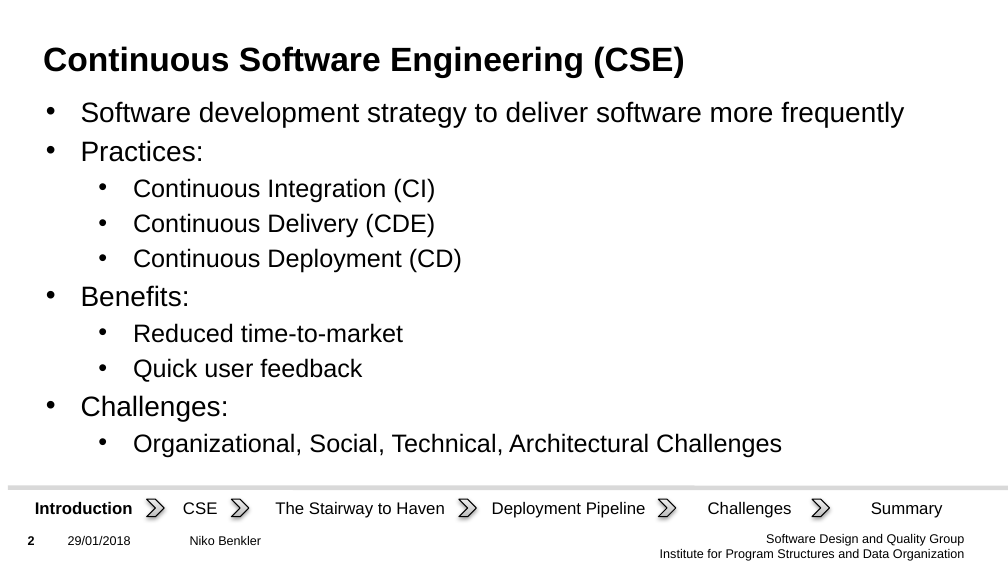
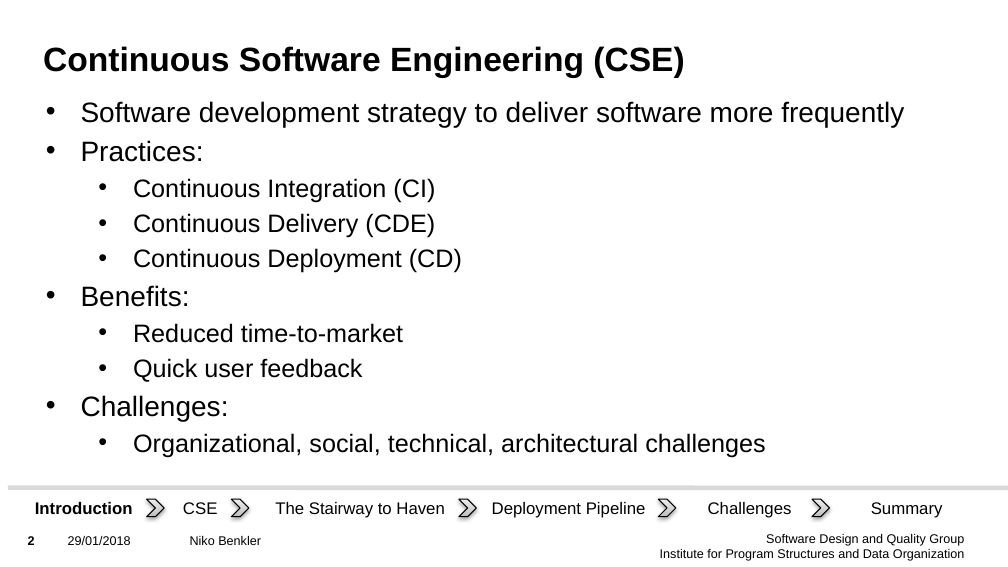
Before and after one commit to Benkler/Proseminar, a slide deck: slide 2 of Präsentation/Präsentation.pptx. Drawn at 1008x567 pixels with LibreOffice and Linux fonts; fonts in the diff are those of the drawing; background and template pictures are left out. Boxes give left, top, right and bottom in pixels: in the first picture for what was removed or moved away, otherwise in the second. Text is boxed around its words. In the diff, an @@ line names an element or a change of style, - is before the commit and + after.

```diff
--- a/Präsentation/Präsentation.pptx
+++ b/Präsentation/Präsentation.pptx
@@ text at box(133, 433, 765, 457): text changed @@
-  • Organizational, Social, Technical, Architectural Challenges
+  • Organizational, social, technical, architectural challenges
```
Also in this commit, not shown: 6 other slides changed, 5 slides removed.
